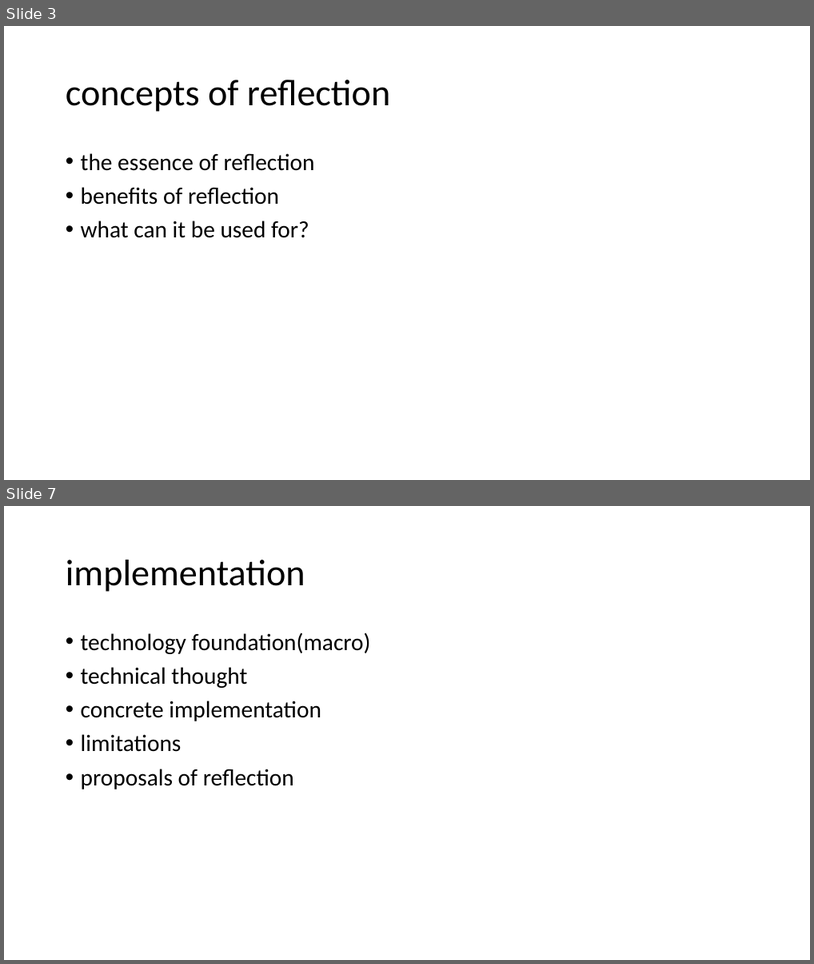
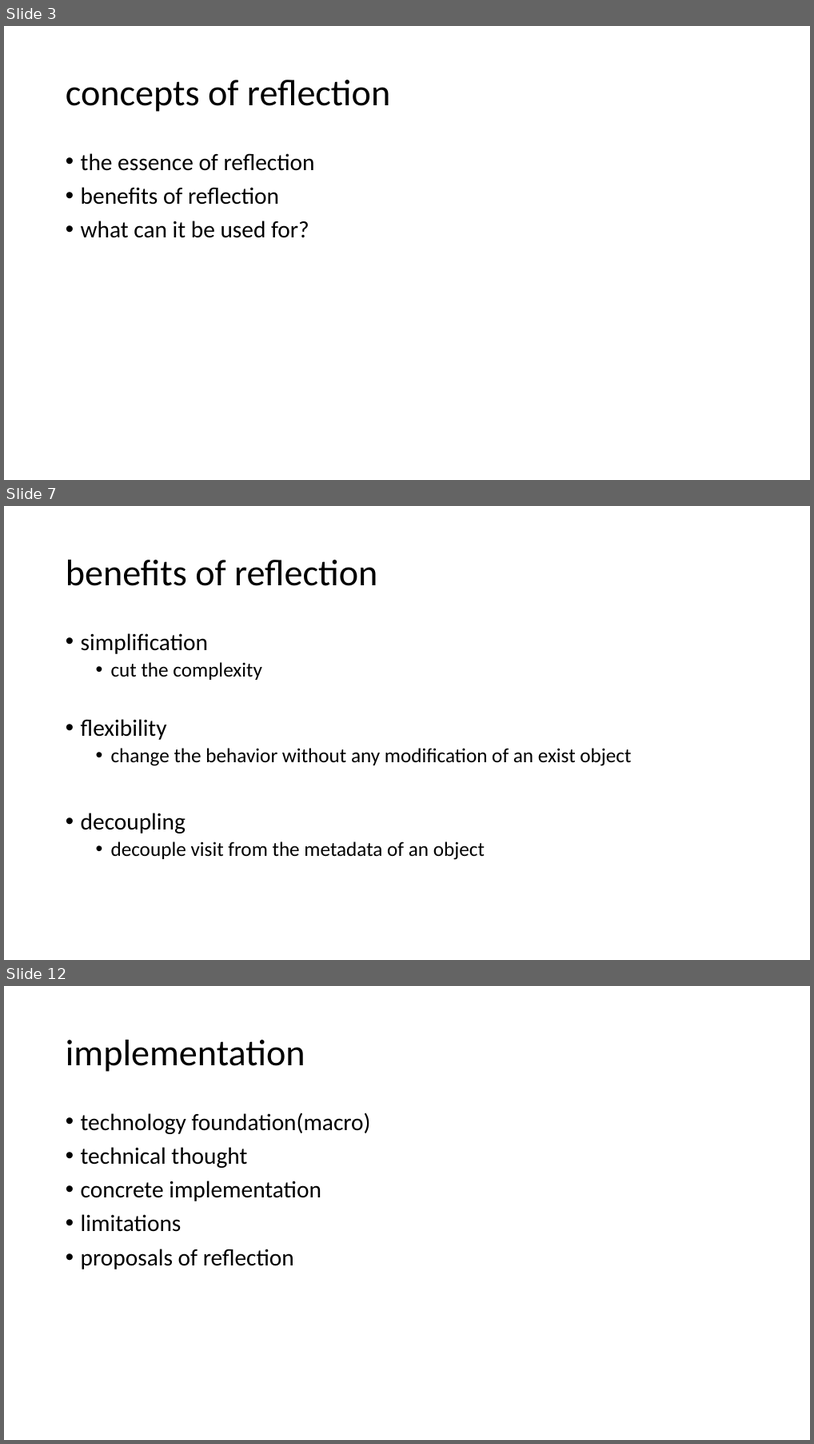
Before and after one commit to qicosmos/cppcon2017, a slide deck: cppcon2017.pptx. Shown one above the other, each under a label of ours: slides 3 and 7 before the commit, slides 3, 7 and 12 after it; the slides between them are not shown. The pictures are 814x964 and 814x1444 pixels, drawn with LibreOffice and Linux fonts; fonts in the diff are those of the drawing. Boxes give left, top, right and bottom in pixels: in the first picture for what was removed or moved away, otherwise in the second. Text is boxed around its words. In the diff, an @@ line names an element or a change of style, - is before the commit and + after.

```diff
--- a/cppcon2017.pptx
+++ b/cppcon2017.pptx
@@ slide 7 added at [4,506,810,960], background #FFFFFF @@
@@ title added at [66,560,378,586], 44 pt, text #000000 @@
+benefits of reflection
@@ text added at [81,633,631,860], 24 pt, text #000000 @@
+• simplification
+  • cut the complexity
+• flexibility
+  • change the behavior without any modification of an exist object
+• decoupling
+  • decouple visit from the metadata of an object
@@ what was slide 7 is now slide 12 @@
```
Also in this commit, not shown: 4 slides changed, 6 other slides added.
